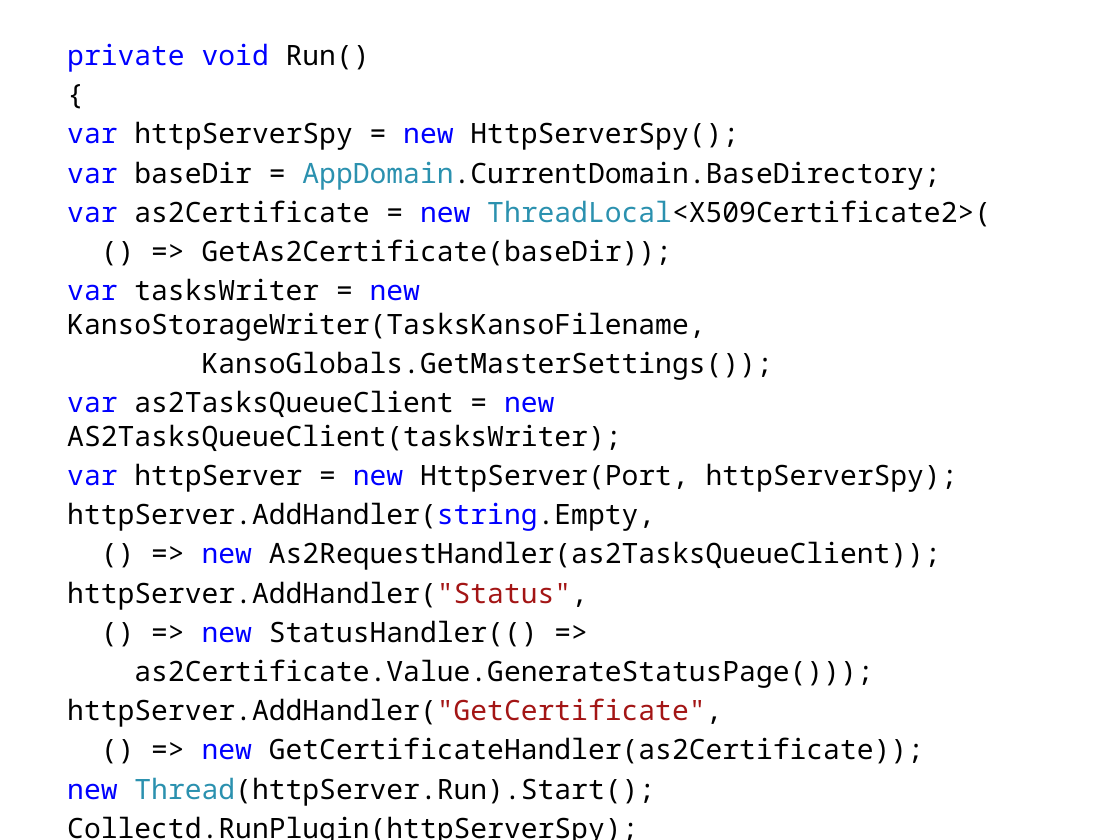
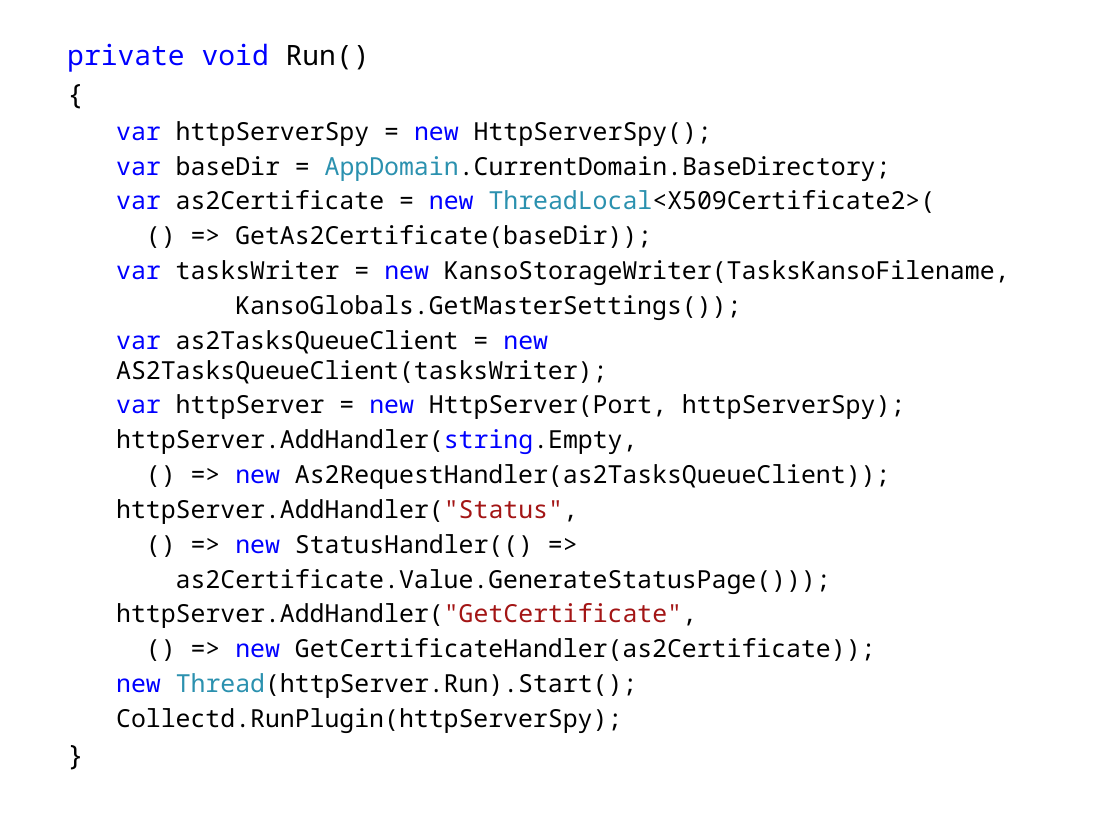
Before and after one commit to kontur-edu/2013, a slide deck: slide 33 of CodeDesign/Проектирование @ КрешКурс2013.pptx (slide 61 before the commit). Drawn at 1120x840 pixels with LibreOffice and Linux fonts; fonts in the diff are those of the drawing. Boxes give left, top, right and bottom in pixels: in the first picture for what was removed or moved away, otherwise in the second. Text is boxed around its words. In the diff, an @@ line names an element or a change of style, - is before the commit and + after.

Commit message:
CodeDesign

```diff
--- a/CodeDesign/Проектирование @ КрешКурс2013.pptx
+++ b/CodeDesign/Проектирование @ КрешКурс2013.pptx
@@ text at box(116, 121, 1010, 733): size 18 to 16 pt; list level 1 to 2 in "var httpServerSpy = new HttpServerSpy();"; list level 1 to 2 in "var baseDir = AppDomain.CurrentDomain.BaseDirectory;"; list level 1 to 2 in "var as2Certificate = new ThreadLocal<X509Certificate2>("; list level 1 to 2 in "() => GetAs2Certificate(baseDir));"; list level 1 to 2 in "var tasksWriter = new KansoStorageWriter(TasksKansoFilename,"; list level 1 to 2 in "KansoGlobals.GetMasterSettings());"; list level 1 to 2 in "var as2TasksQueueClient = new AS2TasksQueueClient(tasksWrite ..."; list level 1 to 2 in "var httpServer = new HttpServer(Port, ..."; list level 1 to 2 in "httpServer.AddHandler(string.Empty,"; list level 1 to 2 in "() => new As2RequestHandler(as2TasksQueueClient));"; list level 1 to 2 in "httpServer.AddHandler("Status","; list level 1 to 2 in "() => new StatusHandler(() =>"; list level 1 to 2 in "as2Certificate.Value.GenerateStatusPage()));"; list level 1 to 2 in "httpServer.AddHandler("GetCertificate","; list level 1 to 2 in "() => new GetCertificateHandler(as2Certificate));"; list level 1 to 2 in "new Thread(httpServer.Run).Start();"; list level 1 to 2 in "Collectd.RunPlugin(httpServerSpy);" @@
```
Also in this commit, not shown: 11 other slides changed, 6 slides added, 45 slides removed.
